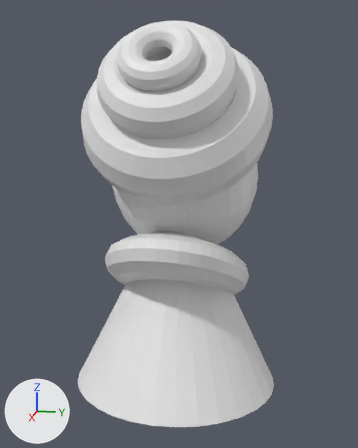
An edit to the Blender file girl.blend, drawn before and after from the same camera.
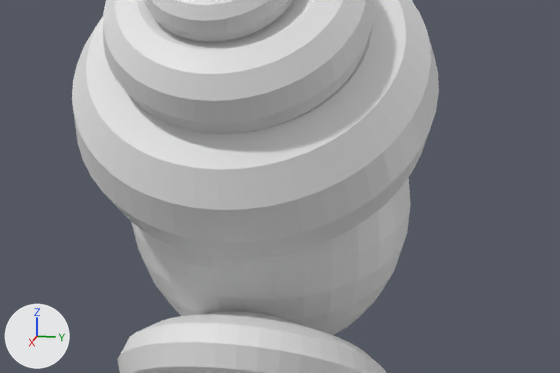
Each version appears first whole from a camera (50 mm lens) standing at (6.23, 1.26, 1.32) and looking at (-0.07, 0.0, -0.25), and next in a close-up on the part from 12% to 94% of the width and 15% to 59% of the height. The axes (+X, +Y, +Z) are drawn at lower left. The lights are the same throughout.

Script lines for the objects in view, before the commit:
```python
me_sphere_001 = bpy.data.meshes.new('Sphere.001')
me_sphere_001.from_pydata(...)  # a UV sphere (32 segments, 16 rings, poles along z) spanning x -1.0..1.0, y -1.0..1.0, z -1.0..1.0
me_torus_001 = bpy.data.meshes.new('Torus.001')
me_torus_001.from_pydata(...)  # a torus around z (ring radius 1.14, tube radius 0.58) spanning x -1.72..1.72, y -1.72..1.72, z -0.58..0.58
me_torus_004 = bpy.data.meshes.new('Torus.004')
me_torus_004.from_pydata(...)  # a torus around z (ring radius 1.14, tube radius 0.58) spanning x -1.72..1.72, y -1.72..1.72, z -0.58..0.58
ob_sphere = bpy.data.objects.new('Sphere', me_sphere_001)
ob_sphere.location = (-0.445, 0.0, 0.36)
ob_sphere.rotation_euler = (0.0, 0.319, 0.0)  # degrees (0, 18, 0)
ob_sphere.scale = (1.0, 1.0, 1.12)
ob_torus_001 = bpy.data.objects.new('Torus.001', me_torus_001)
ob_torus_001.location = (0.617, 0.0, 1.585)
ob_torus_001.rotation_euler = (0.0, 0.809, 0.0)  # degrees (0, 46, 0)
ob_torus_001.scale = (0.463, 0.463, 0.463)
ob_torus_004 = bpy.data.objects.new('Torus.004', me_torus_004)
ob_torus_004.location = (-0.055, 0.0, -0.906)
ob_torus_004.rotation_euler = (0.0, -0.496, 0.0)  # degrees (0, -28, 0)
ob_torus_004.scale = (0.844, 0.549, 0.445)
# also in view: 'Torus.002' at (0.89, -0.03, 1.79); 'Torus' at (0.14, 0.0, 1.15)
```
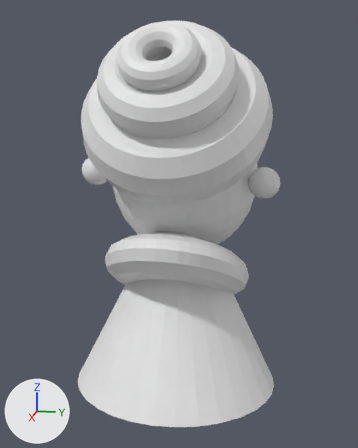
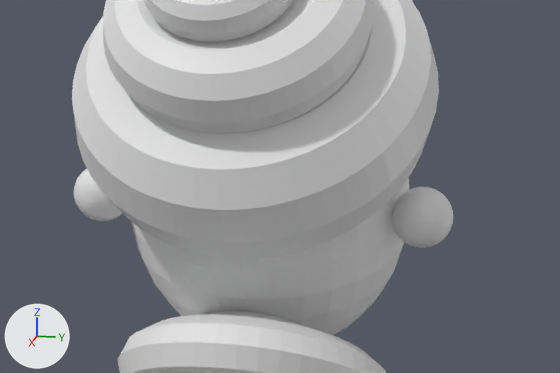
Location of each change, (x1, y1, x2, y2) in pixels of the close-ups (560 x 373 px):
'Sphere.006', added
    after: (392, 187, 453, 248)
'Sphere.005', added
    after: (74, 169, 122, 221)

Diff of the bpy script that builds the scene:
```diff
--- a/girl.blend.py
+++ b/girl.blend.py
@@ me_sphere_006 @@
+me_sphere_006.from_pydata(...)  # a UV sphere (32 segments, 16 rings, poles along z) spanning x -1.0..1.0, y -1.0..1.0, z -1.0..1.0
@@ ob_sphere_006 @@
+ob_sphere_006 = bpy.data.objects.new('Sphere.006', me_sphere_006)
+ob_sphere_006.location = (0.033, 1.096, 0.35)
+ob_sphere_006.scale = (0.197, 0.197, 0.197)
@@ ob_sphere_005 @@
+ob_sphere_005 = bpy.data.objects.new('Sphere.005', me_sphere_006.copy())
+ob_sphere_005.location = (-0.024, -1.106, 0.445)
+ob_sphere_005.scale = (0.197, 0.197, 0.197)
```
